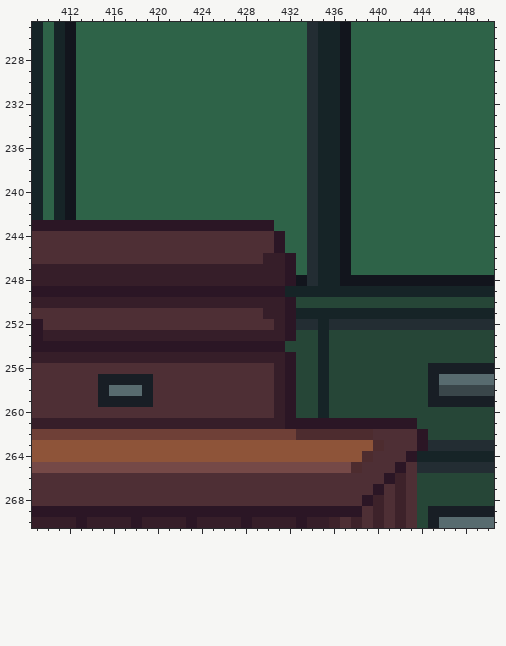
Pixel-art file, stored at Personal_Jessica/Entornos/Tienda.aseprite. That is the earlier state.
640x360 pixels, 1 frame. Colours within 5 levels of each other are drawn and written as one. Shown: x 409..450, y 225..270.
After:
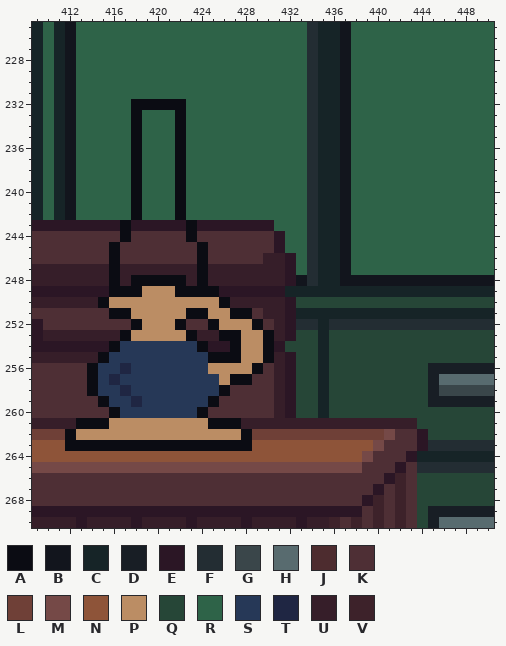
Palette (. is transparent): A #0b0c13  B #12151d  C #162427  D #181e25  E #2b1625  F #232d33  G #3a464a  H #586b6f  J #4d2c2f  K #4e2f35  L #6f4037  M #754947  N #8e5439  P #bb8d64  Q #264637  R #2e6348  S #263857  T #1f2643  U #361e29  V #3d222a
The edit:
{"where": "layers \"Layer 5\", \"bar\""}
{"y":232,"x":418,"old":"RRRRR","new":"AAAAA"}
{"y":233,"x":418,"old":"R","new":"A"}
{"y":233,"x":422,"old":"R","new":"A"}
{"y":234,"x":418,"old":"R","new":"A"}
{"y":234,"x":422,"old":"R","new":"A"}
{"y":235,"x":418,"old":"R","new":"A"}
{"y":235,"x":422,"old":"R","new":"A"}
{"y":236,"x":418,"old":"R","new":"A"}
{"y":236,"x":422,"old":"R","new":"A"}
{"y":237,"x":418,"old":"R","new":"A"}
{"y":237,"x":422,"old":"R","new":"A"}
{"y":238,"x":418,"old":"R","new":"A"}
{"y":238,"x":422,"old":"R","new":"A"}
{"y":239,"x":418,"old":"R","new":"A"}
{"y":239,"x":422,"old":"R","new":"A"}
{"y":240,"x":418,"old":"R","new":"A"}
{"y":240,"x":422,"old":"R","new":"A"}
{"y":241,"x":418,"old":"R","new":"A"}
{"y":241,"x":422,"old":"R","new":"A"}
{"y":242,"x":418,"old":"R","new":"A"}
{"y":242,"x":422,"old":"R","new":"A"}
{"y":243,"x":417,"old":"E","new":"A"}
{"y":243,"x":423,"old":"E","new":"A"}
{"y":244,"x":417,"old":"K","new":"A"}
{"y":244,"x":423,"old":"K","new":"A"}
{"y":245,"x":416,"old":"K","new":"A"}
{"y":245,"x":424,"old":"K","new":"A"}
{"y":246,"x":416,"old":"K","new":"A"}
{"y":246,"x":424,"old":"K","new":"A"}
{"y":247,"x":416,"old":"U","new":"A"}
{"y":247,"x":424,"old":"U","new":"A"}
{"y":248,"x":416,"old":"U","new":"A"}
{"y":248,"x":418,"old":"UUUUU","new":"AAAAA"}
{"y":248,"x":424,"old":"U","new":"A"}
{"y":249,"x":416,"old":"EEEEEEEEEE","new":"AAAPPPAAAA"}
{"y":250,"x":415,"old":"UUUUUUUUUUUU","new":"APPPPPPPPPPA"}
{"y":251,"x":416,"old":"KKKKKKKKKKKKK","new":"AAPPPPPAAPPAA"}
{"y":252,"x":418,"old":"KKKKK","new":"APPPA"}
{"y":252,"x":425,"old":"KKKKK","new":"APPPA"}
{"y":253,"x":417,"old":"UUUUUUU","new":"APPPPPA"}
{"y":253,"x":426,"old":"UUUUU","new":"AAPPA"}
{"y":254,"x":416,"old":"EEEEEEEEE","new":"ASSSSSSSA"}
{"y":254,"x":427,"old":"EEEE","new":"APPA"}
{"y":255,"x":415,"old":"UUUUUUUUUUUUUUUU","new":"ASSSSSSSSSAAAPPA"}
{"y":256,"x":414,"old":"KKKKKKKKKKKKKKKK","new":"ASSTSSSSSSSPPPPA"}
{"y":257,"x":414,"old":"KDDDDDKKKKKKKKK","new":"ASTSSSSSSSSSPAA"}
{"y":258,"x":414,"old":"KDHHHDKKKKKKK","new":"ASSTSSSSSSSSA"}
{"y":259,"x":415,"old":"DDDDDKKKKKK","new":"ASSTSSSSSSA"}
{"y":260,"x":416,"old":"KKKKKKKKK","new":"ASSSSSSSA"}
{"y":261,"x":413,"old":"UUUUUUUUUUUUUUU","new":"AAAPPPPPPPPPAAA"}
{"y":261,"x":432,"old":"EEEEEEEEEEEE","new":"UUUUUUUUUUUU"}
{"y":262,"x":412,"old":"LLLLLLLLLLLLLLLLL","new":"APPPPPPPPPPPPPPPA"}
{"y":262,"x":433,"old":"JJJJJJJKK","new":"LLLLLLLLM"}
{"y":263,"x":412,"old":"NNNNNNNNNNNNNNNNN","new":"AAAAAAAAAAAAAAAAA"}
{"y":263,"x":440,"old":"J","new":"M"}
{"y":264,"x":439,"old":"J","new":"M"}
{"y":265,"x":438,"old":"J","new":"M"}
{"label":"changed","picture_box":[65,99,417,473]}
